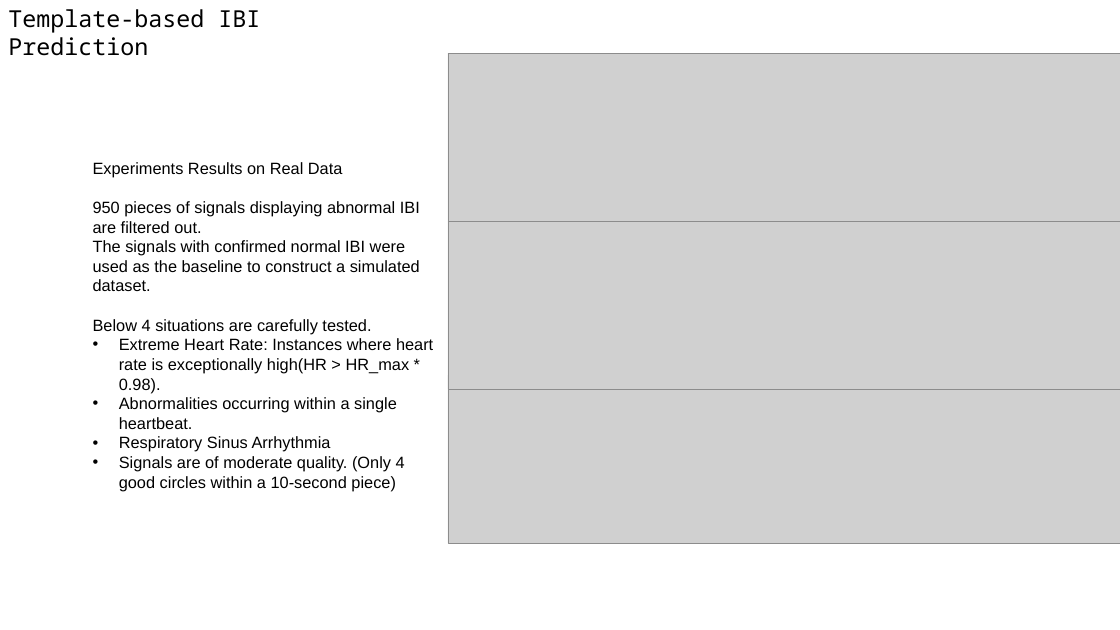
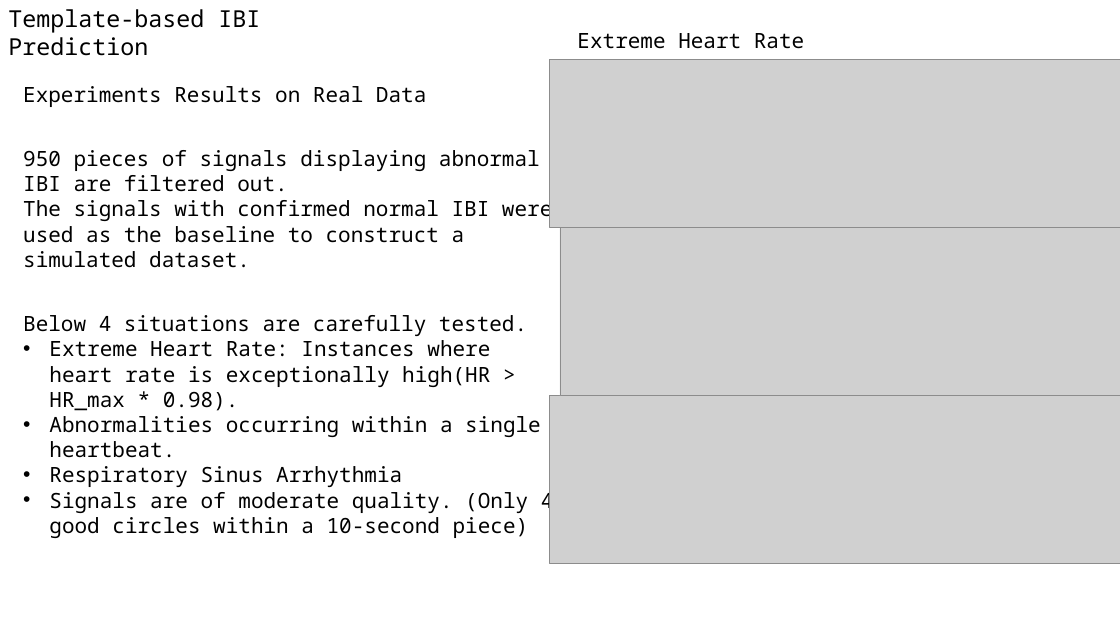
Before and after one commit to A-Big-Tortoise/Presentation, a slide deck: slide 6 of Presentation_0226_JiayuChen.pptx. Drawn at 1120x630 pixels with LibreOffice and Linux fonts; fonts in the diff are those of the drawing; grey boxes stand for pictures. Boxes give left, top, right and bottom in pixels: in the first picture for what was removed or moved away, otherwise in the second. Text is boxed around its words. In the diff, an @@ line names an element or a change of style, - is before the commit and + after.

```diff
--- a/Presentation_0226_JiayuChen.pptx
+++ b/Presentation_0226_JiayuChen.pptx
@@ text added at box(577, 33, 804, 49), 18 pt, text #000000 @@
+Extreme Heart Rate
@@ text "Experiments Results on Real Data": place and size @@
-text "Experiments Results on Real Data" at box(93, 162, 433, 491)
+text "Experiments Results on Real Data" at box(23, 86, 554, 538)
@@ text "Experiments Results on Real Data" at box(23, 86, 554, 538): size 14 to 18 pt, font Arial to Noto Sans Mono @@
@@ picture: place and size @@
-picture at box(448, 53, 1120, 221)
+picture at box(550, 60, 1120, 228)
@@ picture: place and size @@
-picture at box(448, 221, 1120, 389)
+picture at box(560, 228, 1120, 396)
@@ picture: place and size @@
-picture at box(448, 376, 1120, 544)
+picture at box(550, 396, 1120, 564)
```
Also in this commit, not shown: 8 other slides changed.
